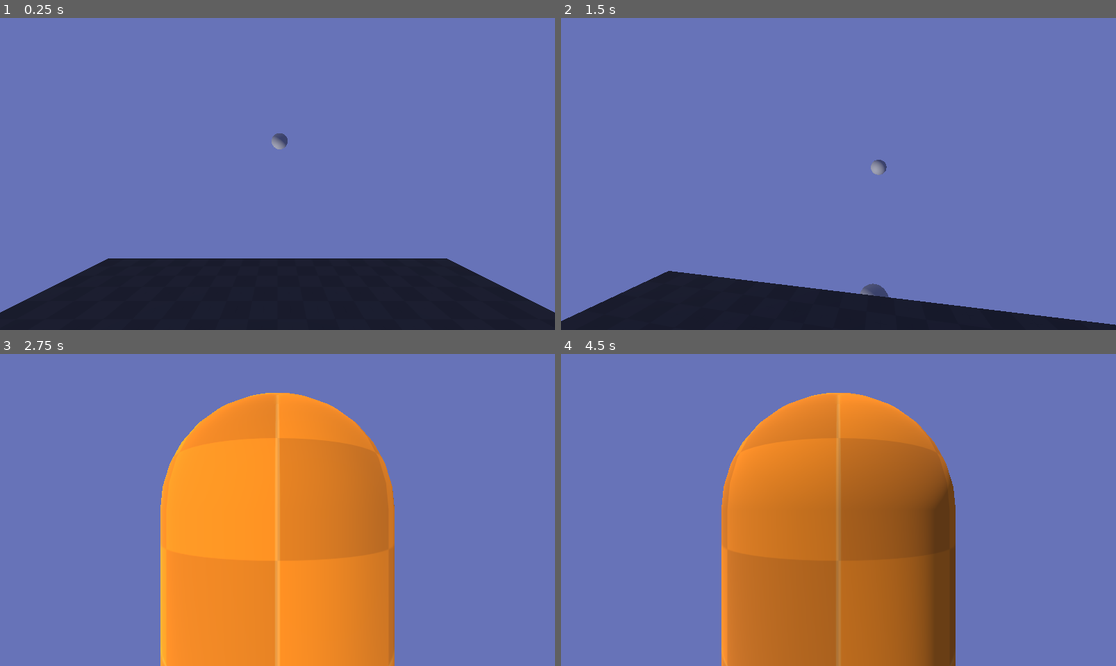
Above: before the commit, frames 1-4 (two rows, left to right).
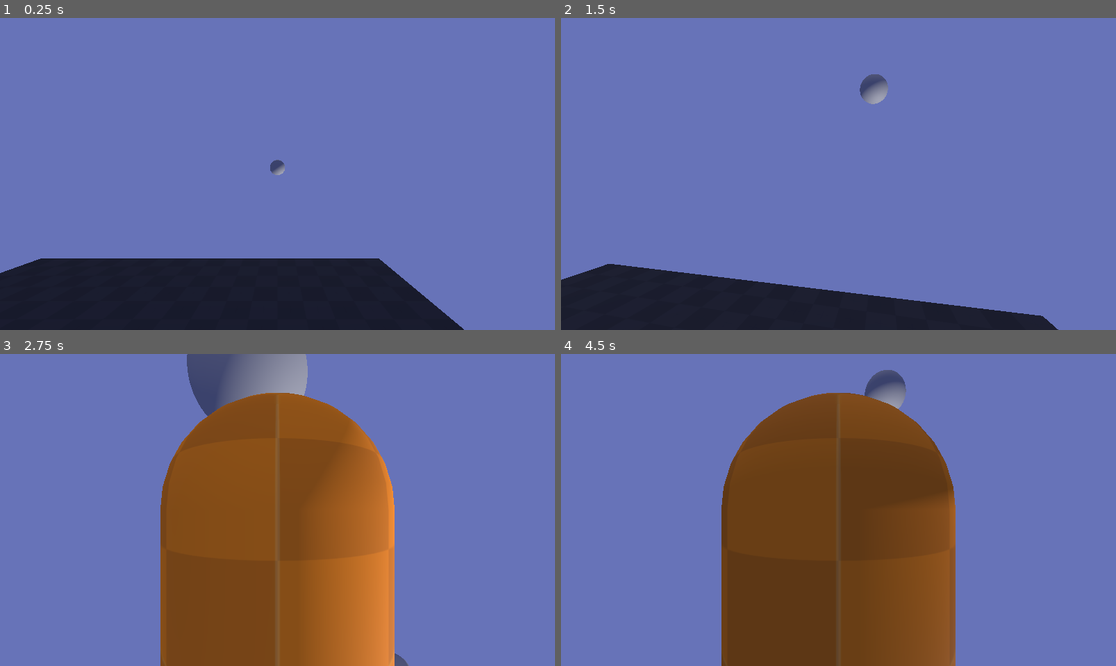
Above: after the commit, the same moments.

Repository: FroggLeo/driving-game
Game: Godot game, scene res://world.tscn
Same seed, same stepped clock (60 frames per second), same inputs: the game is played once before the commit and once after it.
Inputs (mouse positions are in pixels of both pictures, inside the frame that each line leads up to):
- Up to frame 1 (0.25 s): no input
- Up to frame 2 (1.5 s): tap Enter at 0.5 s; move the mouse to (866, 174) at 0.52 s; hold Right mouse button (move_camera) 0.53-1.28 s; hold W (move_forward) from 0.53 s (still down); tap Space (jump) at 0.77 s; move the mouse to (810, 174) at 1.27 s; tap Mouse wheel up (zoom_in) at 1.35 s
- Up to frame 3 (2.75 s): keep holding W (move_forward); tap Space (jump) at 1.52 s; move the mouse to (288, 503) at 2.02 s; hold Mouse wheel down (zoom_out) from 2.03 s (still down)
- Up to frame 4 (4.5 s): move the mouse to (810, 572) at 2.77 s; release Mouse wheel down (zoom_out) at 2.78 s; tap Alt at 2.85 s; tap Space (jump) at 3.02, 3.77 s; move the mouse to (1005, 556) at 3.52 s; release W (move_forward) at 3.53 s; hold A (move_left) from 3.53 s (still down); tap Shift at 3.6 s; move the mouse to (672, 463) at 4.27 s; right-click (672, 463) at 4.35 s

The runs differ from the first frame. In frame 1, 5.6% of the frame differs, in the area x 0-100%, y 36-100%; in frame 2, 2.6%; in frame 3, 33%, in the area x 28-74%, y 0-100%; in frame 4, 32%.

Commit message:
adjust sun and moon orbit, so x is east and west

Diff:
--- a/godot_project/environment/sky.gd
+++ b/godot_project/environment/sky.gd
@@ -1,7 +1,7 @@
 extends WorldEnvironment
 
 # seconds in a day
-@export var day_length: float = 10
+@export var day_length: float = 0.05
 # days to take the moon to do one cycle
 @export var moon_cycle: float = 29.5
 # days in a year
@@ -41,7 +41,7 @@
 	# using sin so that it goes from -1 to 1 instead of 0 to 1
 	# trig...
 	var sun_tilt_angle = deg_to_rad(axial_tilt) * sin(year_time * TAU)
-	sun_tilt.rotation.z = sun_tilt_angle
+	sun_tilt.rotation.x = sun_tilt_angle
 
 	# calculate day time
 	time += time_change
@@ -49,7 +49,7 @@
 		time = 0
 	# sun rotation
 	var sun_angle = TAU * time
-	sun.rotation.x = sun_angle
+	sun.rotation.z = sun_angle
 
 	# calculate moon time
 	moon_time += time_change / moon_cycle
@@ -57,4 +57,4 @@
 		moon_time = 0
 	# the extra sun angle gives it somewhat realisic feel
 	# so that sometimes the moon can be seen in the day
-	moon.rotation.x = moon_time * TAU + sun_angle
+	moon.rotation.z = moon_time * TAU + sun_angle
--- a/godot_project/environment/sky.tscn
+++ b/godot_project/environment/sky.tscn
@@ -24,7 +24,7 @@
 [node name="sun_tilt" type="Node3D" parent="."]
 
 [node name="sun" type="Node3D" parent="sun_tilt"]
-transform = Transform3D(0.81915206, -0.57357645, 0, 0.57357645, 0.81915206, 0, 0, 0, 1, 0, 0, 0)
+transform = Transform3D(1, 0, 0, 0, 0.81915206, -0.57357645, 0, 0.57357645, 0.81915206, 0, 0, 0)
 
 [node name="MeshInstance3D" type="MeshInstance3D" parent="sun_tilt/sun"]
 transform = Transform3D(1, 0, 0, 0, -4.371139e-08, -1, 0, 1, -4.371139e-08, 0, -5, 0)
@@ -35,7 +35,6 @@
 [node name="moon_tilt" type="Node3D" parent="."]
 
 [node name="moon" type="Node3D" parent="moon_tilt"]
-transform = Transform3D(0.81915206, 0.57357645, 0, -0.57357645, 0.81915206, 0, 0, 0, 1, 0, 0, 0)
 
 [node name="MeshInstance3D" type="MeshInstance3D" parent="moon_tilt/moon"]
 transform = Transform3D(1, 0, 0, 0, -4.371139e-08, -1, 0, 1, -4.371139e-08, 0, 5, 0)
--- a/godot_project/world.tscn
+++ b/godot_project/world.tscn
@@ -20,7 +20,7 @@
 [node name="World" type="Node3D"]
 
 [node name="floor" type="StaticBody3D" parent="."]
-transform = Transform3D(1, 0, 0, 0, 1, 0, 0, 0, 1, 3, 1, -11)
+transform = Transform3D(-4.371139e-08, 0, -1, 0, 1, 0, 1, 0, -4.371139e-08, 8, 1, 2)
 physics_material_override = SubResource("PhysicsMaterial_gv5m4")
 
 [node name="MeshInstance3D" type="MeshInstance3D" parent="floor"]
@@ -34,6 +34,6 @@
 shape = SubResource("BoxShape3D_fj7yv")
 
 [node name="CharacterBody3D" parent="." instance=ExtResource("1_f3sb7")]
-transform = Transform3D(-1, 0, -8.742278e-08, 0, 1, 0, 8.742278e-08, 0, -1, 3, -0.5, -12)
+transform = Transform3D(-4.371139e-08, 0, 1, 0, 1, 0, -1, 0, -4.371139e-08, 9, -0.5, 0)
 
 [node name="Node3D" parent="." instance=ExtResource("3_tlwt5")]
